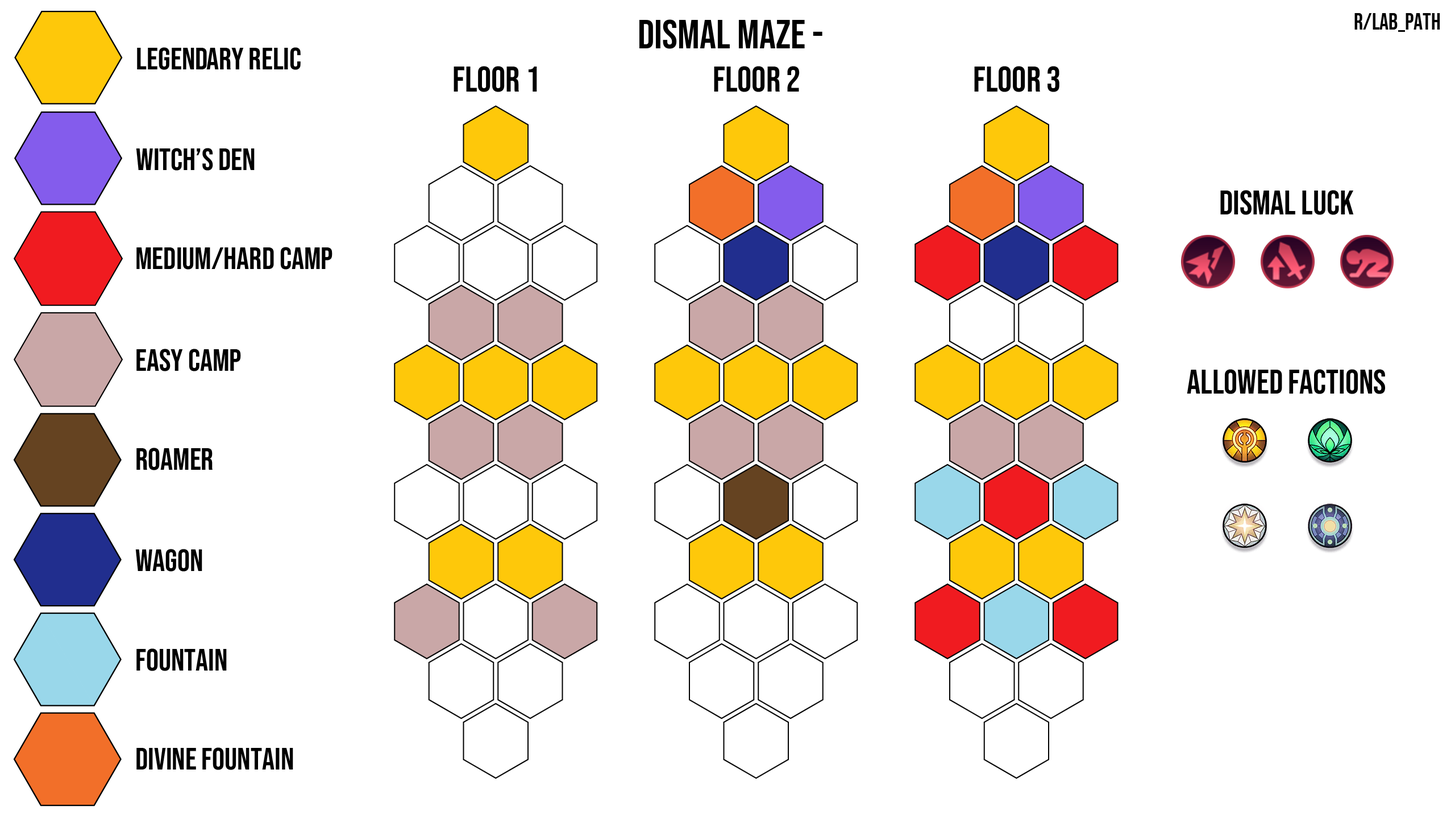
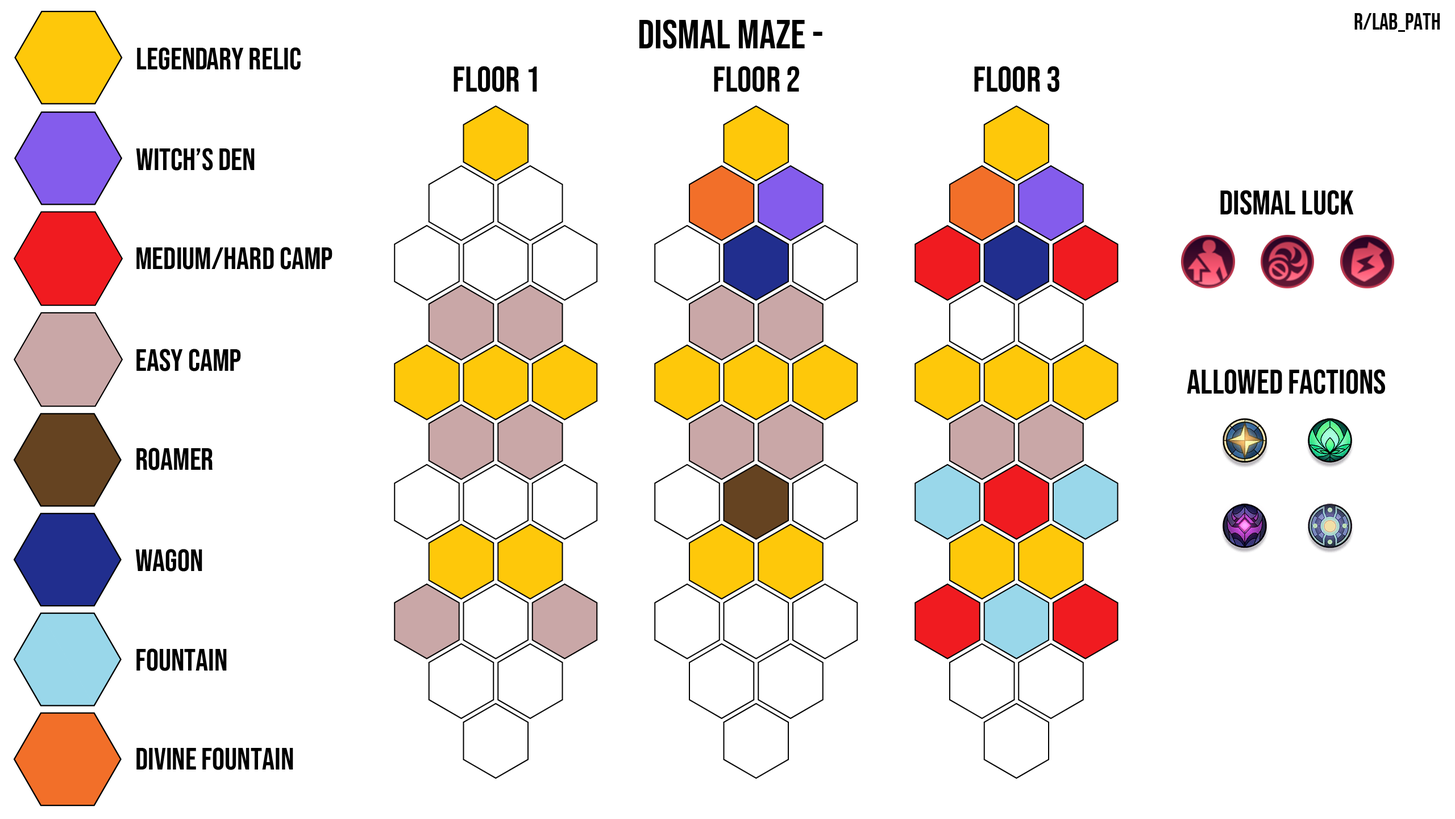
Revision of a layered w=1455, h=819 image; what changed, layer by layer:
renamed "hubris.png" to "demonic_defiance.png", moved it above "malignant_hatred.png", painted on it over [1260,234,1315,289]
renamed "broken_spirit.png" to "malignant_hatred.png", moved it above "devils_resurgence.png", painted on it over [1181,238,1235,288]
renamed "dispirited.png" to "devils_resurgence.png", painted on it over [1340,234,1395,289]
renamed "icon_hero_orc.png" to "icon_hero_human.png", moved it above "icon_hero_elf.png", painted on it over [1221,417,1269,468]
renamed "icon_hero_god.png" to "icon_hero_devil.png", moved it above "icon_hero_cross.png", painted on it over [1221,502,1269,553]
